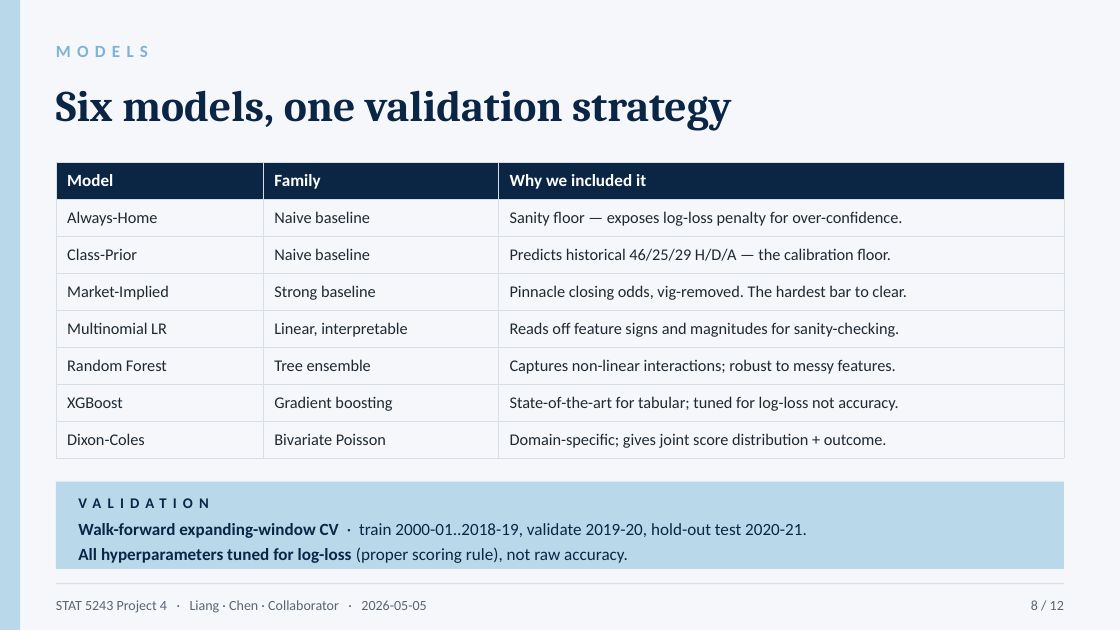
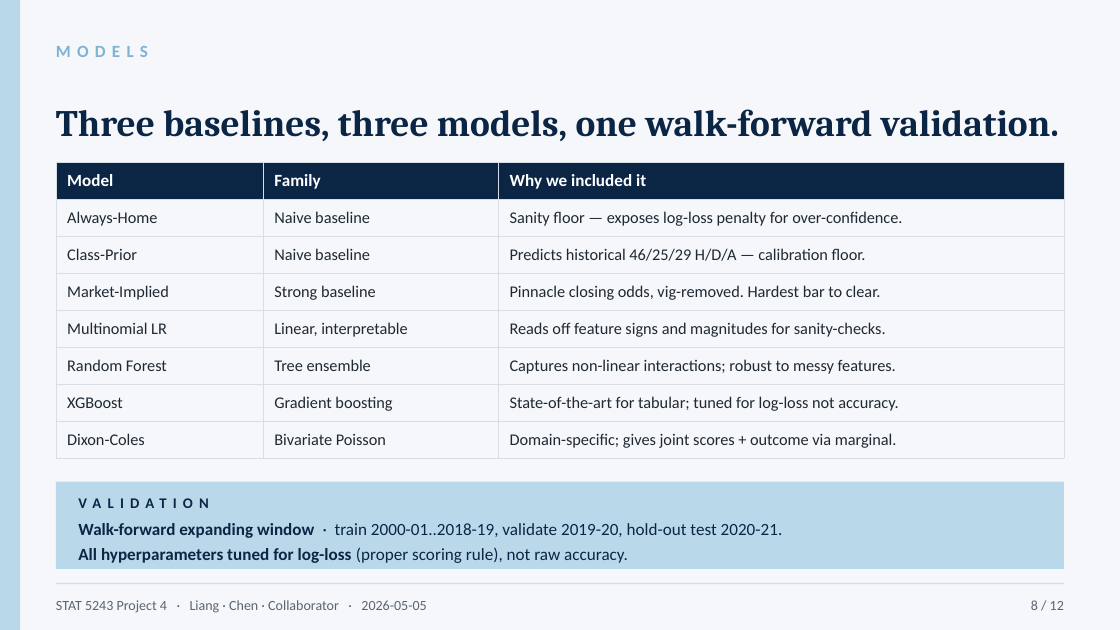
Before and after one commit to ZemingLiang/STAT5243-Project-4, a slide deck: slide 8 of slides/oral_10min.pptx. Drawn at 1120x630 pixels with LibreOffice and Linux fonts; fonts in the diff are those of the drawing. Boxes give left, top, right and bottom in pixels: in the first picture for what was removed or moved away, otherwise in the second. Text is boxed around its words. In the diff, an @@ line names an element or a change of style, - is before the commit and + after.

```diff
--- a/slides/oral_10min.pptx
+++ b/slides/oral_10min.pptx
@@ text at bbox=[56, 109, 1059, 141]: text changed; size 28 to 24 pt @@
-Six models, one validation strategy
+Three baselines, three models, one walk-forward validation.
@@ table at bbox=[56, 162, 1064, 459] @@
-row 3, column 3: Predicts historical 46/25/29 H/D/A — the calibration floor.
+row 3, column 3: Predicts historical 46/25/29 H/D/A — calibration floor.
-row 4, column 3: Pinnacle closing odds, vig-removed. The hardest bar to clear.
+row 4, column 3: Pinnacle closing odds, vig-removed. Hardest bar to clear.
-row 5, column 3: Reads off feature signs and magnitudes for sanity-checking.
+row 5, column 3: Reads off feature signs and magnitudes for sanity-checks.
-row 8, column 3: Domain-specific; gives joint score distribution + outcome.
+row 8, column 3: Domain-specific; gives joint scores + outcome via marginal.
@@ text at bbox=[78, 523, 783, 563]: text changed @@
-Walk-forward expanding-window CV · train 2000-01..2018-19, validate 2019-20, hold-out test 2020-21.
-All hyperparameters tuned for log-loss (proper scoring rule), not raw accuracy.
+Walk-forward expanding window · train 2000-01..2018-19, validate 2019-20, hold-out test 2020-21.
+All hyperparameters tuned for log-loss (proper scoring rule), not raw accuracy.
```
Also in this commit, not shown: 11 other slides changed, 5 other files.
